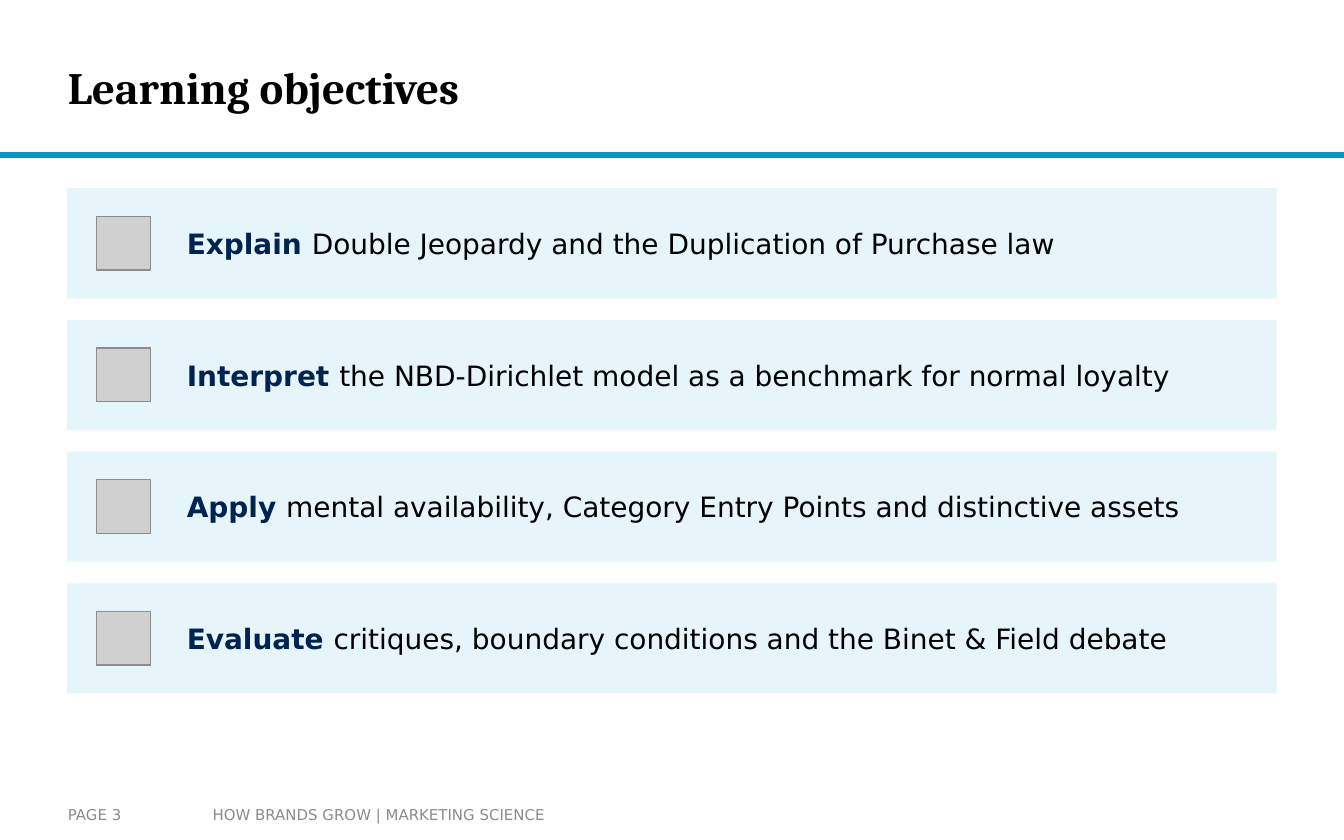
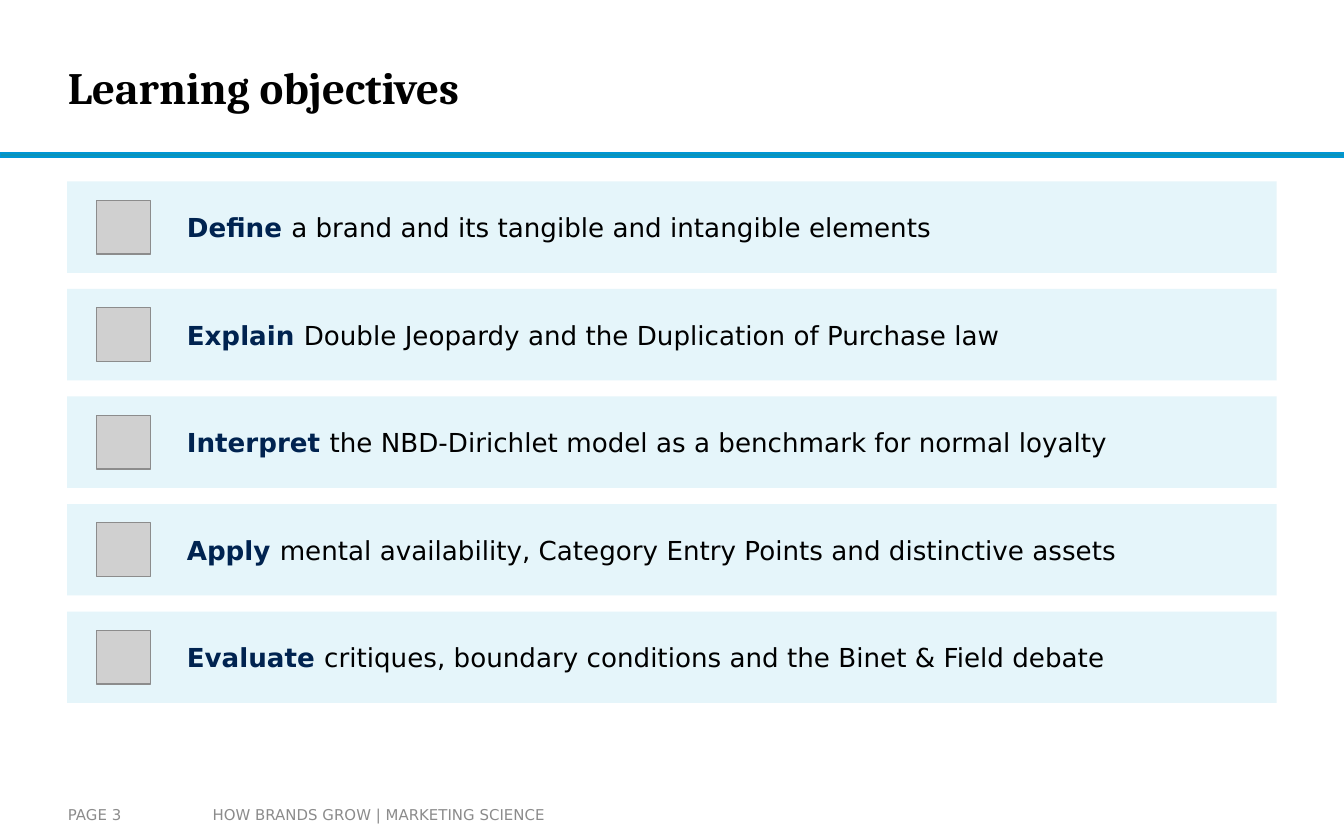
Before and after one commit to arnefloh-wu/international-marketing-analytics-teaching, a slide deck: slide 3 of slides/how-brands-grow_double-jeopardy-and-distinctiveness_WT26-27.pptx. Drawn at 1344x840 pixels with LibreOffice and Linux fonts; fonts in the diff are those of the drawing; grey boxes stand for pictures; background and template pictures are left out. Boxes give left, top, right and bottom in pixels: in the first picture for what was removed or moved away, otherwise in the second. Text is boxed around its words. In the diff, an @@ line names an element or a change of style, - is before the commit and + after.

```diff
--- a/slides/how-brands-grow_double-jeopardy-and-distinctiveness_WT26-27.pptx
+++ b/slides/how-brands-grow_double-jeopardy-and-distinctiveness_WT26-27.pptx
@@ rectangle resized from (x1=67, y1=188, x2=1277, y2=298) to (x1=67, y1=181, x2=1277, y2=273) @@
@@ picture added at (x1=97, y1=200, x2=151, y2=254) @@
@@ text added at (x1=187, y1=217, x2=931, y2=242), 14 pt, text #000000 @@
+Define a brand and its tangible and intangible elements
@@ rectangle resized from (x1=67, y1=320, x2=1277, y2=430) to (x1=67, y1=289, x2=1277, y2=380) @@
@@ size 15 to 14 pt in 4 elements at (x1=187, y1=647, x2=1104, y2=672), (x1=187, y1=540, x2=1115, y2=565), (x1=187, y1=432, x2=1107, y2=457), (x1=187, y1=325, x2=999, y2=350) @@
@@ text "Explain Double Jeopardy and the ..." moved from (x1=187, y1=232, x2=1055, y2=260) to (x1=187, y1=325, x2=999, y2=350) @@
@@ picture moved from (x1=97, y1=216, x2=151, y2=270) to (x1=97, y1=308, x2=151, y2=362) @@
@@ rectangle resized from (x1=67, y1=452, x2=1277, y2=562) to (x1=67, y1=396, x2=1277, y2=488) @@
@@ picture moved from (x1=97, y1=348, x2=151, y2=402) to (x1=97, y1=415, x2=151, y2=469) @@
@@ text "Interpret the NBD-Dirichlet model as ..." moved from (x1=187, y1=364, x2=1170, y2=392) to (x1=187, y1=432, x2=1107, y2=457) @@
@@ rectangle resized from (x1=67, y1=583, x2=1277, y2=694) to (x1=67, y1=504, x2=1277, y2=595) @@
@@ text "Apply mental availability, Category Entry ..." moved from (x1=187, y1=495, x2=1179, y2=523) to (x1=187, y1=540, x2=1115, y2=565) @@
@@ picture moved from (x1=97, y1=480, x2=151, y2=534) to (x1=97, y1=523, x2=151, y2=577) @@
@@ rectangle added at (x1=67, y1=612, x2=1277, y2=703), fill #E5F5FA @@
@@ text "Evaluate critiques, boundary conditions and ..." moved from (x1=187, y1=627, x2=1167, y2=655) to (x1=187, y1=647, x2=1104, y2=672) @@
@@ picture moved from (x1=97, y1=612, x2=151, y2=665) to (x1=97, y1=630, x2=151, y2=684) @@
```
Also in this commit, not shown: 11 other slides changed, 9 slides added, 1 slide removed, 2 other files.
